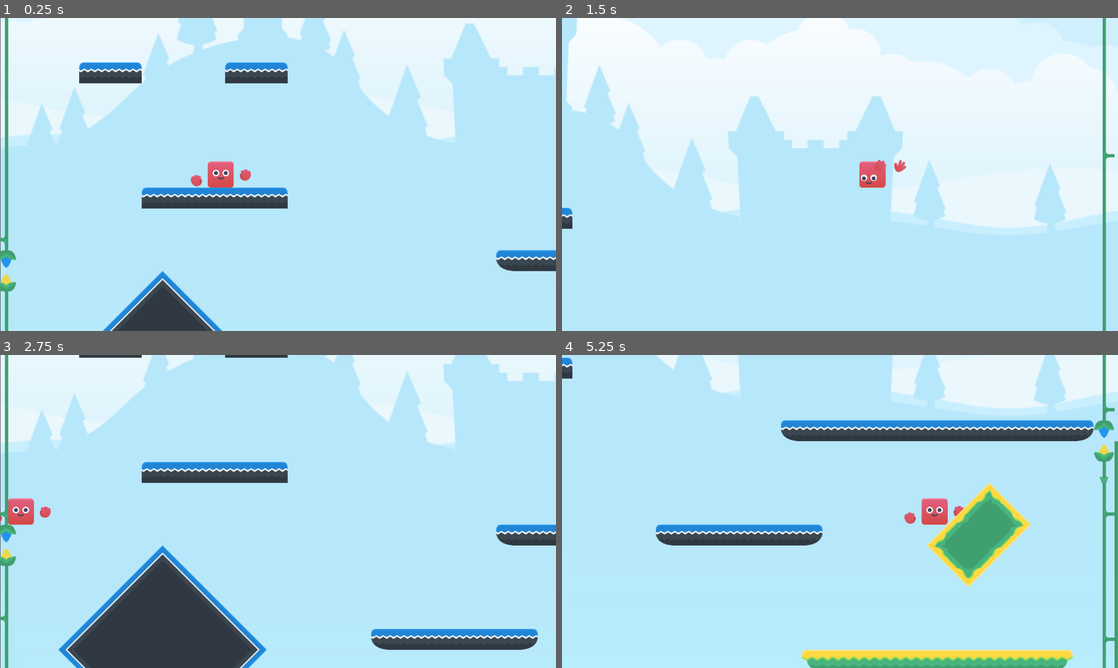
Above: before the commit, frames 1-4 (two rows, left to right).
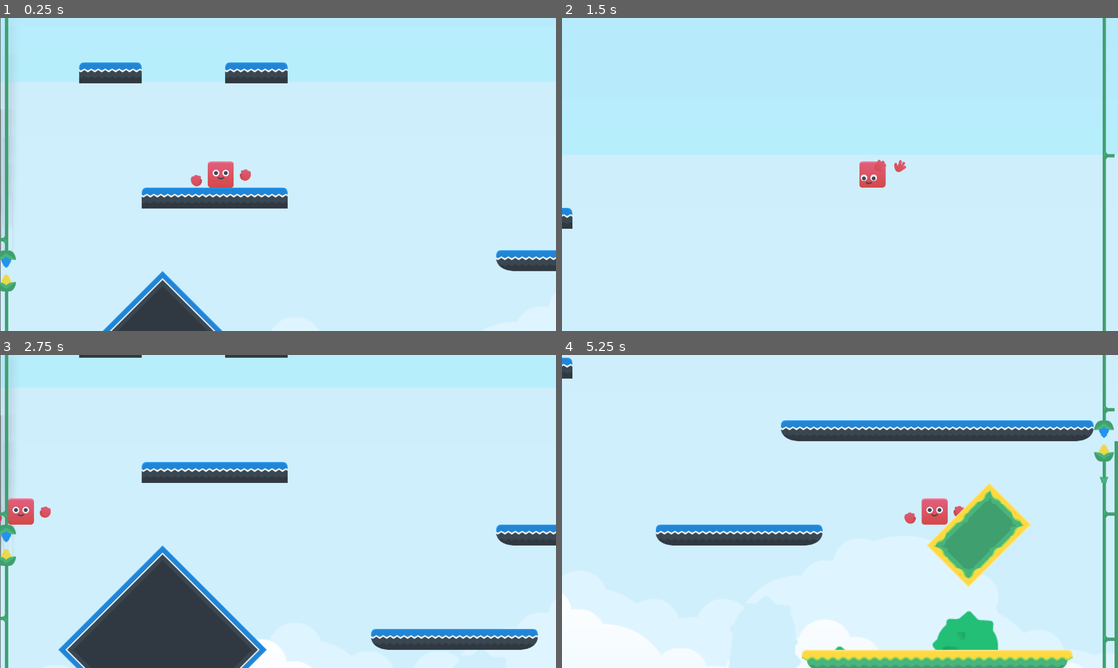
Above: after the commit, the same moments.

Repository: dangjase/kenney-jam-2025
Game: Godot game, scene res://Levels/level_1_big_vertical.tscn
The game is run twice, just before and just after one commit, with the same random seed, the same clock (stepped at 60 frames per second) and the same inputs.
Inputs:
- Up to frame 1 (0.25 s): no input
- Up to frame 2 (1.5 s): tap Enter at 0.5 s; hold D (move_right) from 0.53 s (still down); tap \ (noclip) at 0.6, 1.35 s; tap Space (jump) at 0.77, 1.25 s
- Up to frame 3 (2.75 s): tap Space (jump) at 1.52 s; release D (move_right) at 2.03 s; hold A (move_left) from 2.03 s (still down); tap \ (noclip) at 2.1 s
- Up to frame 4 (5.25 s): tap Enter at 2.75 s; release A (move_left) at 2.78 s; hold D (move_right) 2.78-4.28 s; tap \ (noclip) every 0.75 s from 2.85 to 5.1 s; tap Space (jump) at 3.02, 3.77, 4.25, 4.52 s; hold A (move_left) 4.28-5.03 s; hold D (move_right) from 5.03 s (still down)

The runs differ from the first frame. In frame 1, 15% of the frame differs, in the area x 0-100%, y 0-100%; in frame 2, 42%, in the area x 0-100%, y 0-67%; in frame 3, 11%; in frame 4, 25%.

Commit message:
move background down

Diff:
--- a/powerjump/Levels/level_1_big_vertical.tscn
+++ b/powerjump/Levels/level_1_big_vertical.tscn
@@ -346,9 +346,9 @@
 anchor_top = 0.5
 anchor_bottom = 0.5
 offset_left = -1211.0
-offset_top = -7050.0
+offset_top = -8200.0
 offset_right = 1351.0
-offset_bottom = -3978.0
+offset_bottom = -5128.0
 grow_vertical = 2
 scale = Vector2(2.5, 2.5)
 texture = ExtResource("4_uq4kh")
